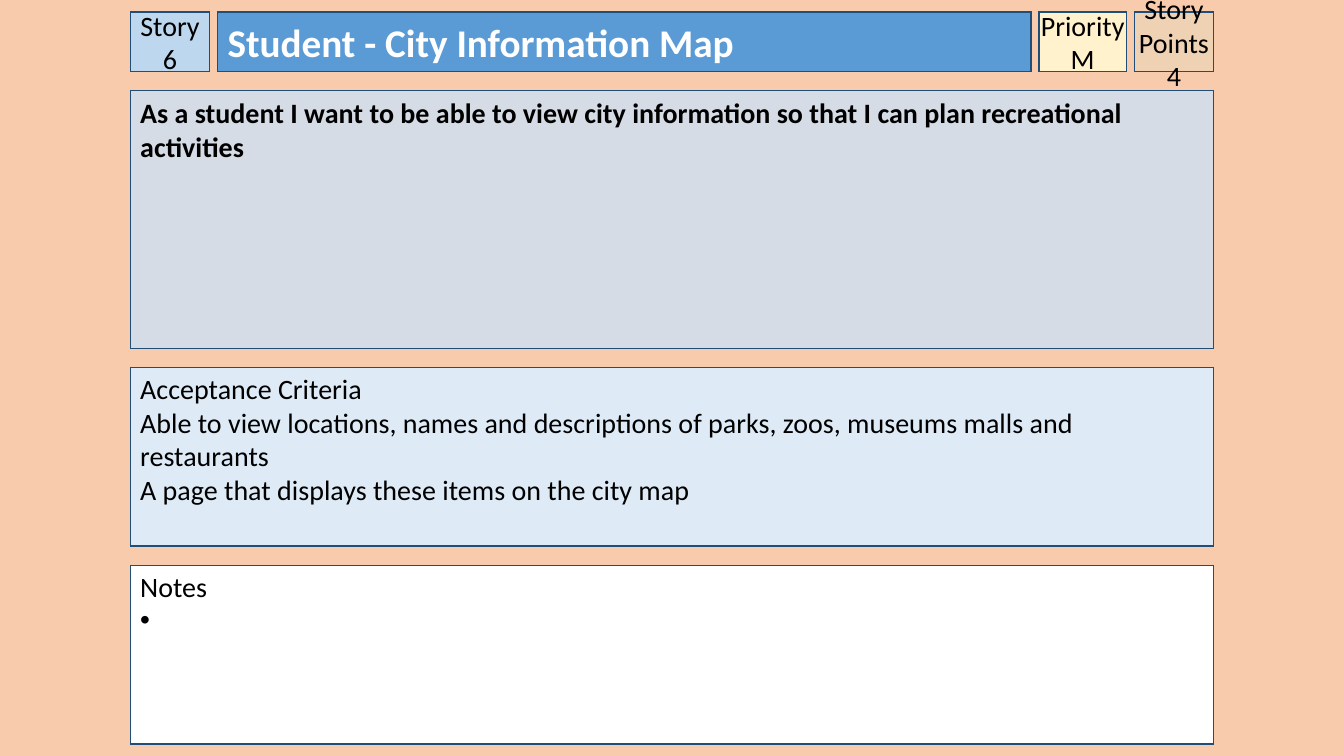
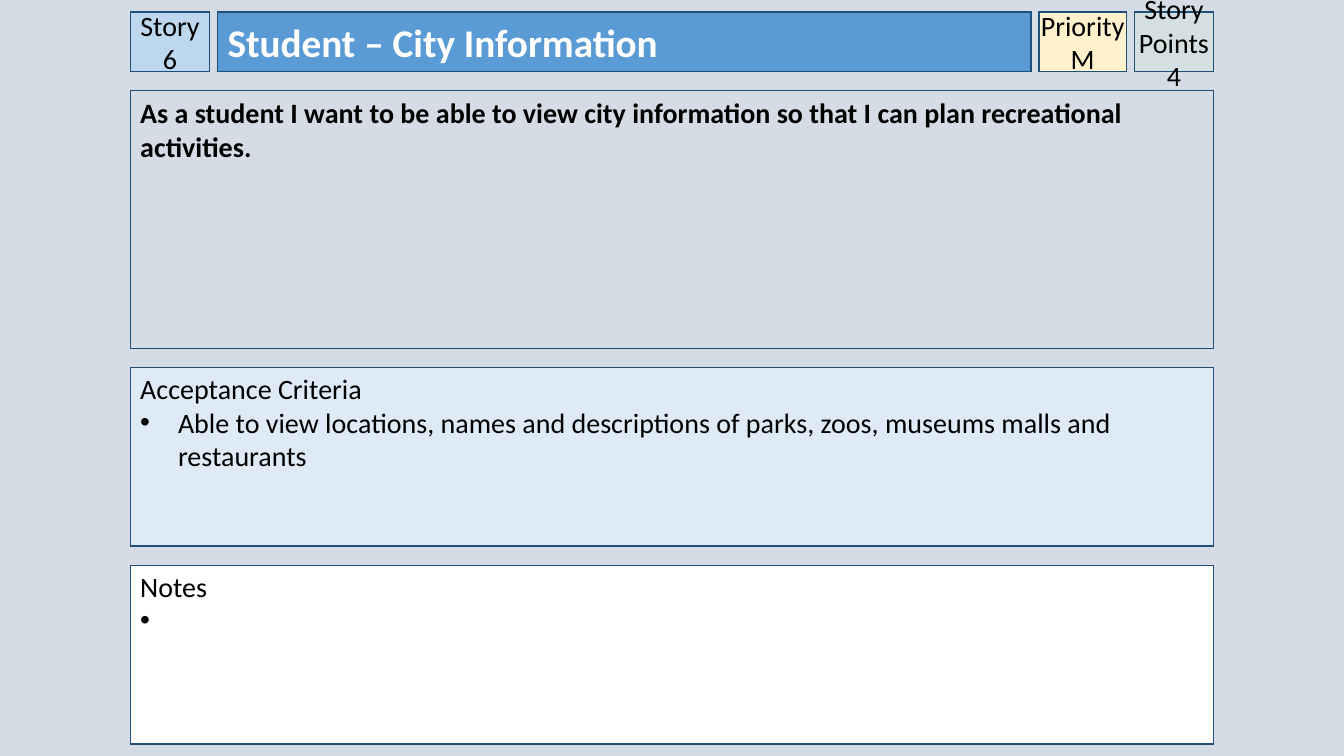
Before and after one commit to owencharters/IFB299, a slide deck: slide 7 of IFB299 - Collaborated User Stories - 2.pptx. Drawn at 1344x756 pixels with LibreOffice and Linux fonts; fonts in the diff are those of the drawing. Boxes give left, top, right and bottom in pixels: in the first picture for what was removed or moved away, otherwise in the second. Text is boxed around its words. In the diff, an @@ line names an element or a change of style, - is before the commit and + after.

```diff
--- a/IFB299 - Collaborated User Stories - 2.pptx
+++ b/IFB299 - Collaborated User Stories - 2.pptx
@@ background #F8CBAD to #D6DCE5 @@
@@ text in rectangle at [228, 29, 658, 63]: text changed @@
-Student - City Information Map
+Student – City Information
@@ text in rectangle at [140, 103, 1121, 158]: text changed @@
-As a student I want to be able to view city information so that I can plan recreational activities
+As a student I want to be able to view city information so that I can plan recreational activities.
@@ text in rectangle at [178, 413, 1110, 467]: text changed @@
-Able to view locations, names and descriptions of parks, zoos, museums malls and restaurants
-A page that displays these items on the city map
+• Able to view locations, names and descriptions of parks, zoos, museums malls and restaurants
```
Also in this commit, not shown: 18 other slides changed, 1 slide added, 1 other file.
